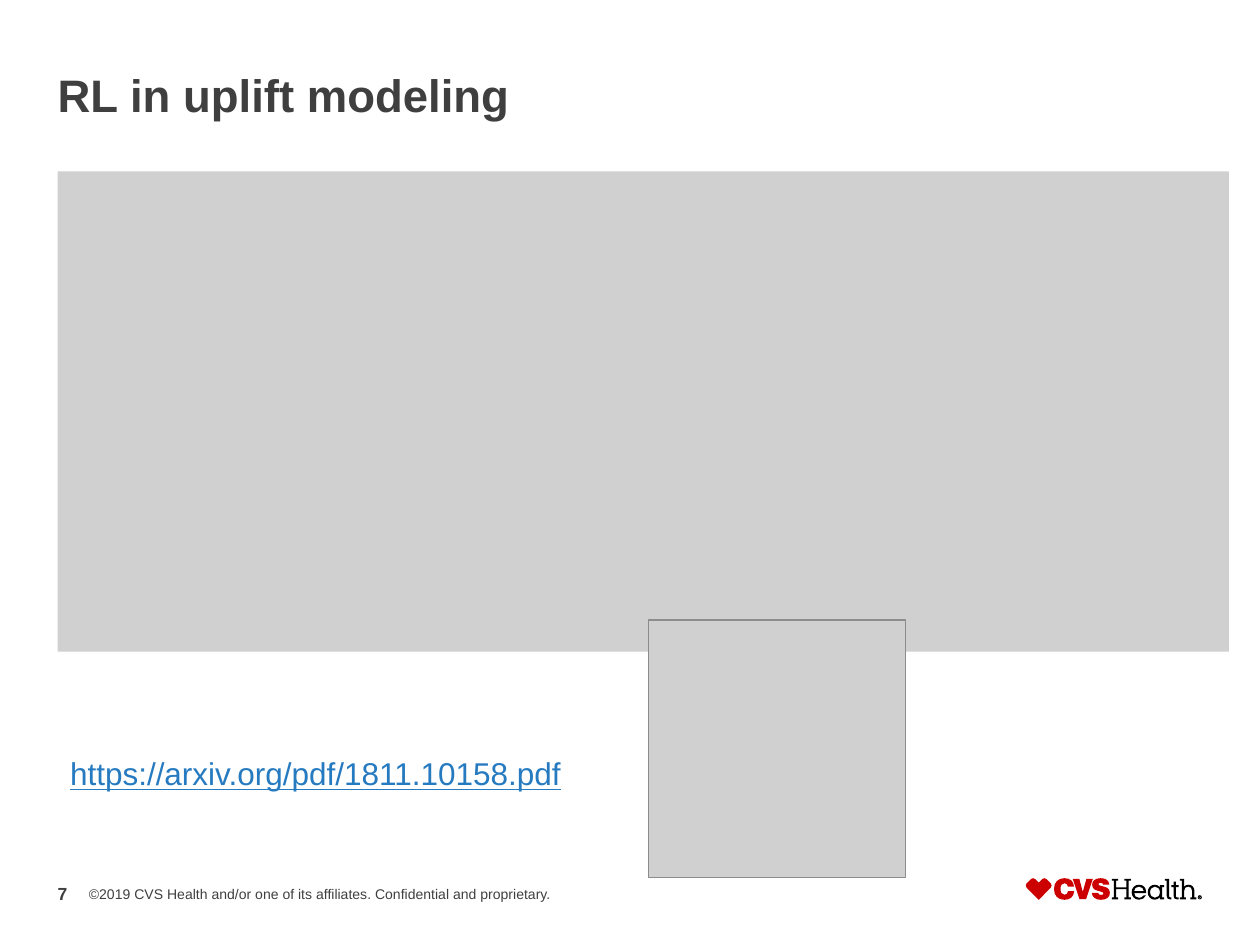
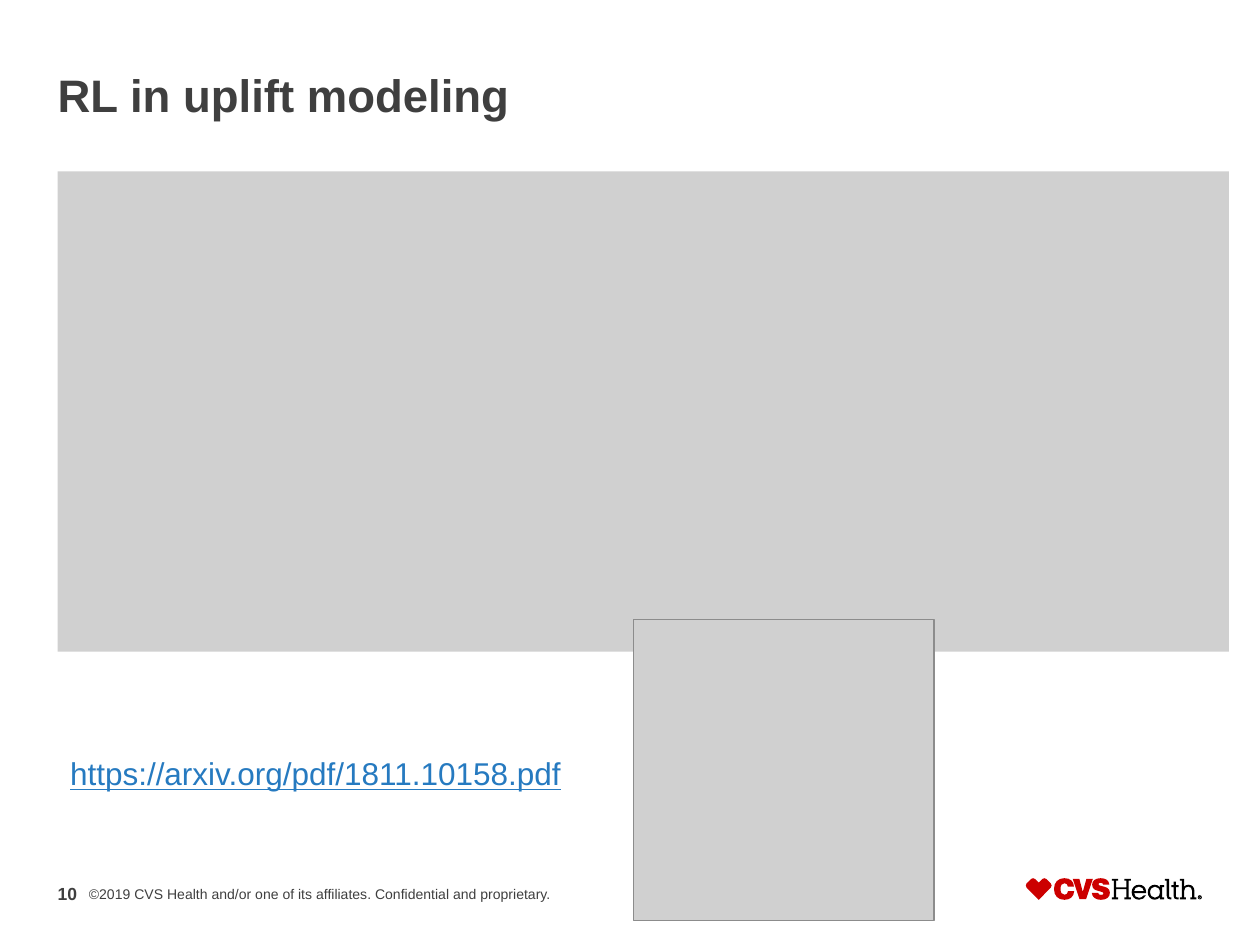
Before and after one commit to CJinny/RL_uplift, a slide deck: slide 10 of RL_uplift.pptx (slide 7 before the commit). Drawn at 1260x945 pixels with LibreOffice and Linux fonts; fonts in the diff are those of the drawing; grey boxes stand for pictures. Boxes give left, top, right and bottom in pixels: in the first picture for what was removed or moved away, otherwise in the second. Text is boxed around its words. In the diff, an @@ line names an element or a change of style, - is before the commit and + after.

```diff
--- a/RL_uplift.pptx
+++ b/RL_uplift.pptx
@@ picture: place and size @@
-picture at <box>649,620,906,877</box>
+picture at <box>634,620,935,921</box>
@@ page number at <box>58,888,77,900</box>: text changed @@
-7
+10
```
Also in this commit, not shown: 8 other slides changed.
